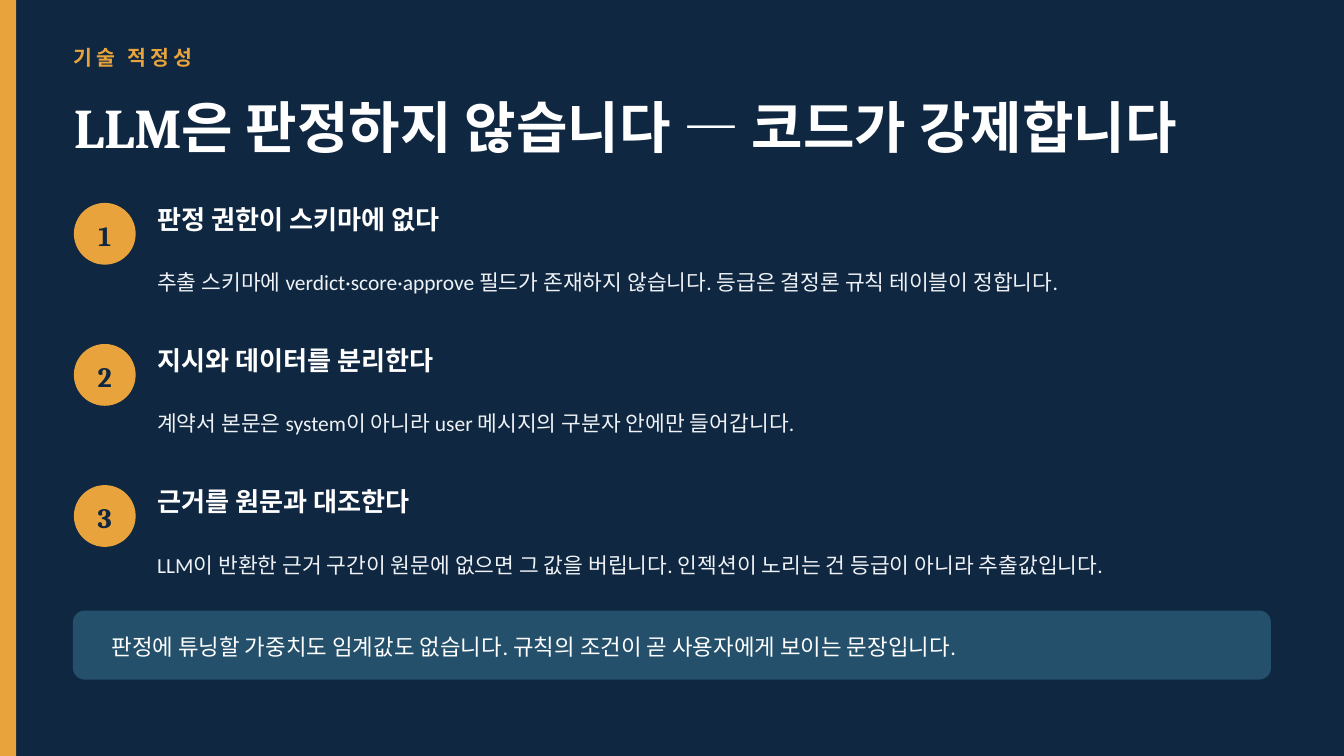
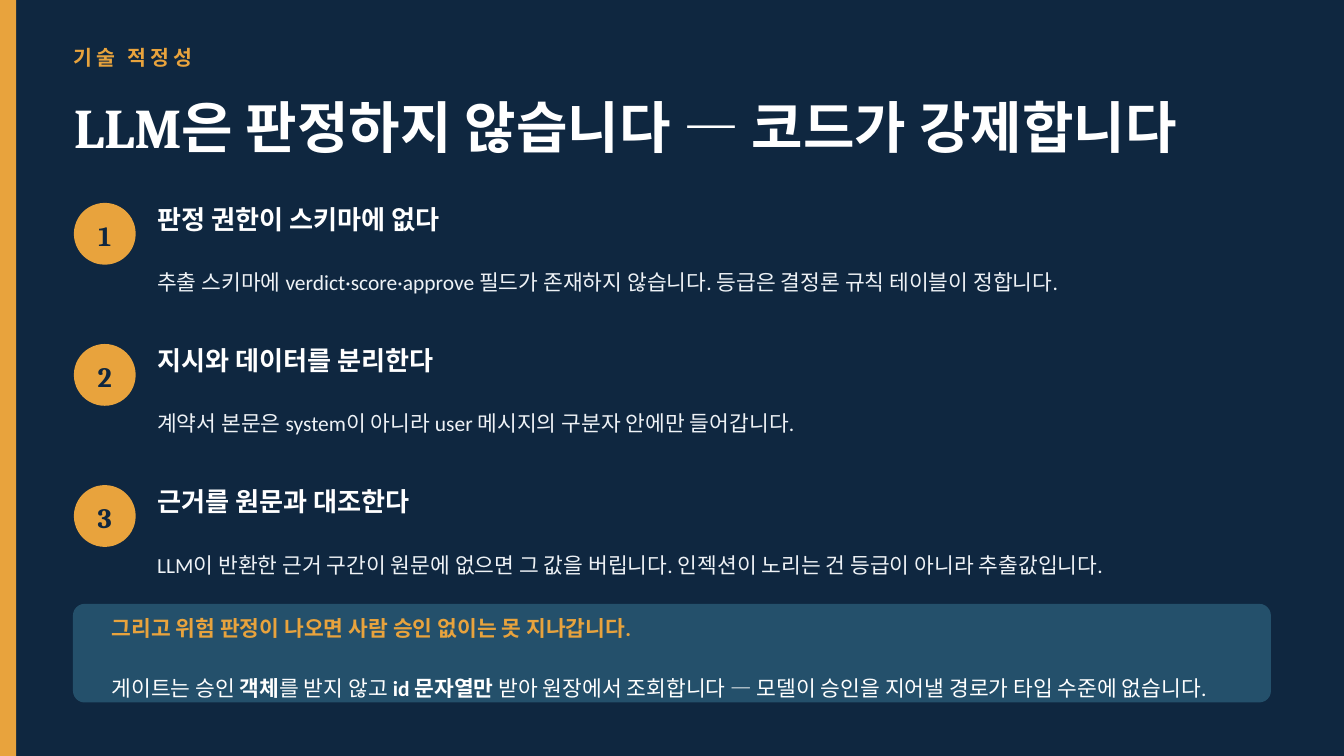
Before and after one commit to Aithor-organization/kb-payee-guard, a slide deck: slide 8 of submission/기술설명서_KB_Payee_Guard.pptx. Drawn at 1344x756 pixels with LibreOffice and Linux fonts; fonts in the diff are those of the drawing. Boxes give left, top, right and bottom in pixels: in the first picture for what was removed or moved away, otherwise in the second. Text is boxed around its words. In the diff, an @@ line names an element or a change of style, - is before the commit and + after.

```diff
--- a/submission/기술설명서_KB_Payee_Guard.pptx
+++ b/submission/기술설명서_KB_Payee_Guard.pptx
@@ rounded rectangle: place and size @@
-rounded rectangle at (74,612,1270,679)
+rounded rectangle at (74,605,1270,702)
@@ rounded rectangle at (74,605,1270,702): proportions changed @@
@@ text at (111,618,1207,698): text changed; size 12 to 11.5 pt @@
-판정에 튜닝할 가중치도 임계값도 없습니다. 규칙의 조건이 곧 사용자에게 보이는 문장입니다.
+그리고 위험 판정이 나오면 사람 승인 없이는 못 지나갑니다.
+게이트는 승인 객체를 받지 않고 id 문자열만 받아 원장에서 조회합니다 — 모델이 승인을 지어낼 경로가 타입 수준에 없습니다.
```
Also in this commit, not shown: 2 other slides changed, 1 other file.
